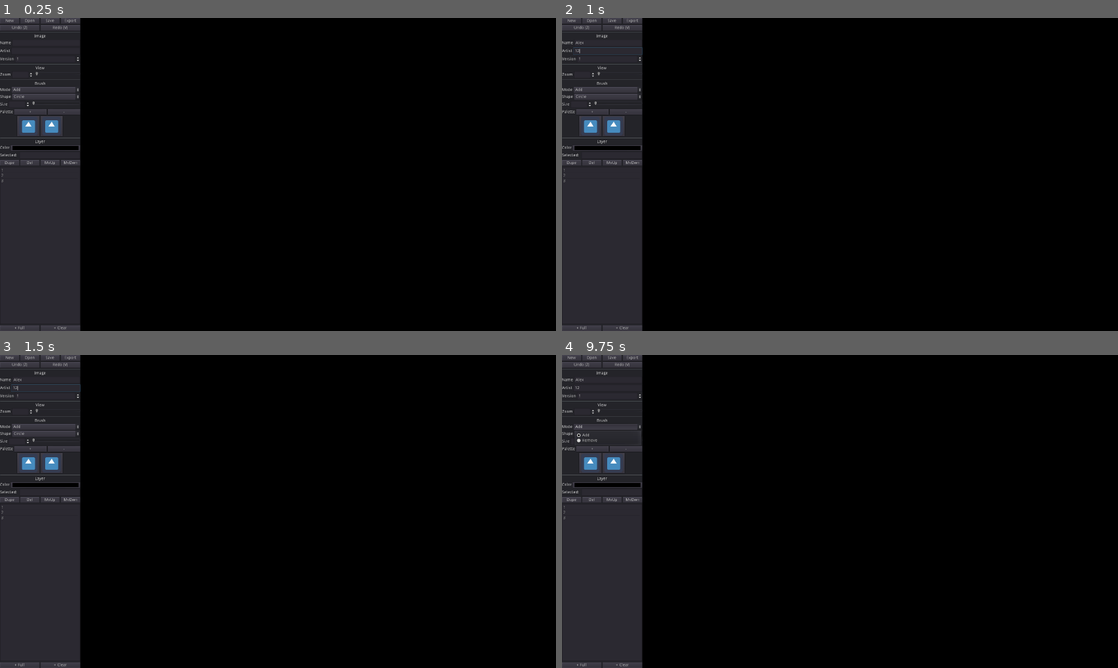
Above: before the commit, frames 1-4 (two rows, left to right).
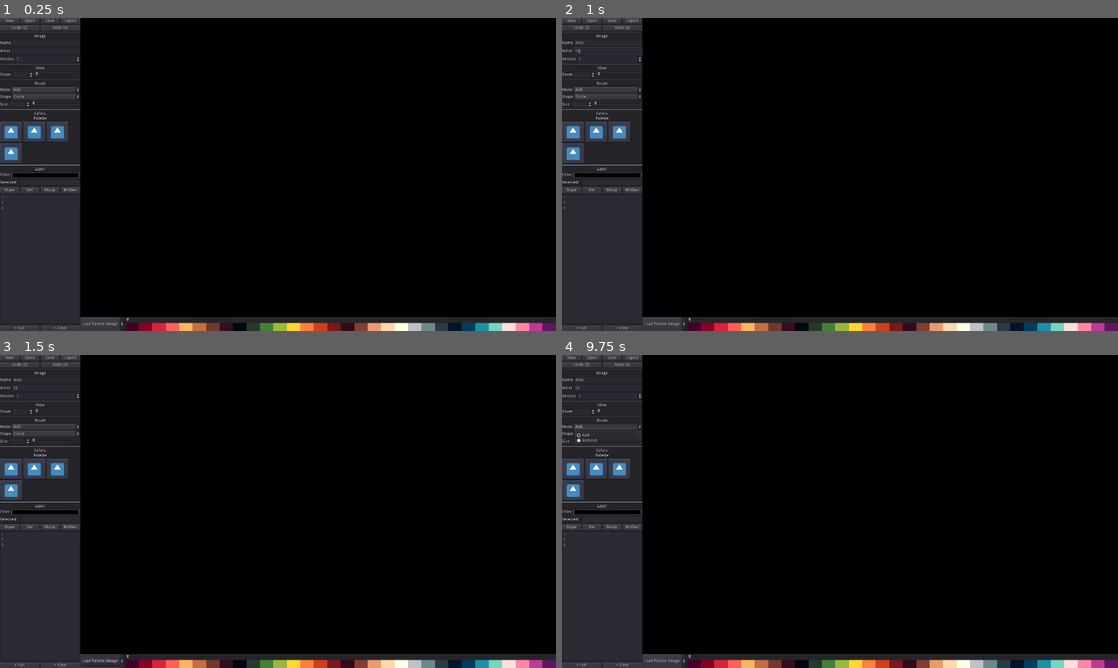
Above: after the commit, the same moments.

Repository: blakwurm/PaperCuts
Game: Godot game, scene res://UI/UI.tscn
Two runs of this game, one before a commit and one after it. Both use one fixed random seed, a clock stepped at 60 frames per second and the inputs below. The engine's default icon, where the game draws it, is replaced by a stand-in: a white triangle on a blue panel in a dark square.
Inputs (mouse positions are in pixels of both pictures, inside the frame that each line leads up to):
- Up to frame 1 (0.25 s): no input
- Up to frame 2 (1 s): click (606, 43) at 0.52 s; type "Alex" at 0.6 s; click (606, 52) at 0.75 s; type "12" at 0.83 s
- Up to frame 3 (1.5 s): click (100, 661) at 1.25 s, where only the run after the commit has a clickable "Load Palette Image"
- Up to frame 4 (9.75 s): click (589, 448) at 2 s, where only the run before the commit has a clickable "+"; click (628, 448) at 2.75 s, where only the run before the commit has a clickable "-"; click (617, 467) at 3.52 s; click (573, 489) at 4.27 s; click "New" at 5 s; click "New" at 5.75 s; click "Open" at 6.5 s; click "Export" at 7.25 s; click "Undo (Z)" at 8 s; click "Redo (V)" at 8.75 s; click "Add" at 9.5 s

The runs differ from the first frame. In frame 1, 5.4% of the frame differs, in the area x 0-100%, y 29-100%; in frame 2, 5.4%; in frame 3, 5.5%, in the area x 0-100%, y 9-100%; in frame 4, 5.4%.

Commit message:
Add color palettes and make brush!

Diff:
--- /dev/null
+++ b/Drawing/Brush.gd
@@ -0,0 +1,16 @@
+extends Node2D
+
+
+# Declare member variables here. Examples:
+# var a = 2
+# var b = "text"
+
+
+# Called when the node enters the scene tree for the first time.
+func _ready():
+	pass # Replace with function body.
+
+
+# Called every frame. 'delta' is the elapsed time since the previous frame.
+#func _process(delta):
+#	pass
--- /dev/null
+++ b/Drawing/Brush.tscn
@@ -0,0 +1,63 @@
+[gd_scene load_steps=8 format=2]
+
+[ext_resource path="res://Drawing/empty_brush_texture.svg" type="Texture" id=1]
+[ext_resource path="res://Drawing/Brush.gd" type="Script" id=2]
+
+[sub_resource type="ViewportTexture" id=4]
+viewport_path = NodePath("Viewport")
+
+[sub_resource type="Shader" id=2]
+code = "shader_type canvas_item;
+
+uniform sampler2D noise_texture;
+uniform float diameter = .5;
+uniform float feather = .1;
+uniform float noise_influence = 0.3;
+
+float circle(vec2 position, float radius, float _feather)
+{
+	return smoothstep(radius, radius + _feather, length(position - vec2(0.5)));
+}
+
+void fragment() {
+	float noise = texture(noise_texture, SCREEN_UV+TIME*0.1).r*0.3*noise_influence*0.5;
+	noise += texture(noise_texture, SCREEN_UV-TIME*0.1).r*0.3*noise_influence*0.5;
+	float outside_circle = circle(UV, ((diameter+noise)*0.5), feather);
+	COLOR.rgb = texture(TEXTURE, UV).rgb;
+	COLOR.a = max(0.0, 1.0-outside_circle);
+}"
+
+[sub_resource type="OpenSimplexNoise" id=6]
+
+[sub_resource type="NoiseTexture" id=5]
+width = 256
+height = 256
+seamless = true
+noise = SubResource( 6 )
+
+[sub_resource type="ShaderMaterial" id=3]
+shader = SubResource( 2 )
+shader_param/diameter = -0.088
+shader_param/feather = 0.0
+shader_param/noise_influence = 2.5
+shader_param/noise_texture = SubResource( 5 )
+
+[node name="Brush" type="Node2D"]
+script = ExtResource( 2 )
+
+[node name="EmptyBrushTexture" type="Sprite" parent="."]
+visible = false
+position = Vector2( 106, 114 )
+texture = ExtResource( 1 )
+
+[node name="Sprite" type="Sprite" parent="."]
+texture = SubResource( 4 )
+
+[node name="Viewport" type="Viewport" parent="."]
+size = Vector2( 256, 256 )
+transparent_bg = true
+
+[node name="Basis" type="Sprite" parent="Viewport"]
+material = SubResource( 3 )
+position = Vector2( 128, 128 )
+texture = ExtResource( 1 )
--- /dev/null
+++ b/Drawing/Layer.gd
@@ -0,0 +1,16 @@
+extends Sprite
+
+
+# Declare member variables here. Examples:
+# var a = 2
+# var b = "text"
+
+
+# Called when the node enters the scene tree for the first time.
+func _ready():
+	pass # Replace with function body.
+
+
+# Called every frame. 'delta' is the elapsed time since the previous frame.
+#func _process(delta):
+#	pass
--- /dev/null
+++ b/Drawing/Layer.tscn
@@ -0,0 +1,6 @@
+[gd_scene load_steps=2 format=2]
+
+[ext_resource path="res://Drawing/Layer.gd" type="Script" id=1]
+
+[node name="Layer" type="Sprite"]
+script = ExtResource( 1 )
--- /dev/null
+++ b/Drawing/empty_brush_texture.svg
@@ -0,0 +1,49 @@
+<?xml version="1.0" encoding="UTF-8" standalone="no"?>
+<!-- Created with Inkscape (http://www.inkscape.org/) -->
+
+<svg
+   width="256px"
+   height="256px"
+   viewBox="0 0 256 256"
+   version="1.1"
+   id="SVGRoot"
+   sodipodi:docname="empty_brush_texture.svg"
+   inkscape:version="1.1 (c4e8f9e, 2021-05-24)"
+   xmlns:inkscape="http://www.inkscape.org/namespaces/inkscape"
+   xmlns:sodipodi="http://sodipodi.sourceforge.net/DTD/sodipodi-0.dtd"
+   xmlns="http://www.w3.org/2000/svg"
+   xmlns:svg="http://www.w3.org/2000/svg">
+  <sodipodi:namedview
+     id="namedview829"
+     pagecolor="#505050"
+     bordercolor="#eeeeee"
+     borderopacity="1"
+     inkscape:pageshadow="0"
+     inkscape:pageopacity="0"
+     inkscape:pagecheckerboard="0"
+     inkscape:document-units="px"
+     showgrid="false"
+     inkscape:zoom="0.63963244"
+     inkscape:cx="71.134604"
+     inkscape:cy="145.396"
+     inkscape:window-width="1312"
+     inkscape:window-height="940"
+     inkscape:window-x="0"
+     inkscape:window-y="25"
+     inkscape:window-maximized="0"
+     inkscape:current-layer="layer1" />
+  <defs
+     id="defs824" />
+  <g
+     inkscape:label="Layer 1"
+     inkscape:groupmode="layer"
+     id="layer1">
+    <rect
+       style="fill:#ffffff;stroke-width:10;stroke-opacity:0.769231"
+       id="rect956"
+       width="279.84824"
+       height="268.90445"
+       x="-10.943786"
+       y="-6.2535915" />
+  </g>
+</svg>
--- /dev/null
+++ b/Resources/PaletteCollection.gd
@@ -0,0 +1,32 @@
+extends Resource
+
+class_name PaletteCollection
+# Declare member variables here. Examples:
+# var a = 2
+# var b = "text"
+
+export(Array, Texture) var palettes
+export(Texture) var active setget set_active
+export(float, 0, 1) var selected = 0.0
+var imgdata: Image = Image.new()
+
+# Called when the node enters the scene tree for the first time.
+func _ready():
+	pass # Replace with function body.
+
+func set_active(_sel: Texture):
+	if _sel in palettes:
+		active = _sel
+		imgdata = _sel.get_data()
+
+func get_selected_color():
+	var pix = imgdata.get_pixel(0.5, imgdata.get_width() * selected)
+	if pix != null:
+		return pix
+	else:
+		return Color(1, 1, 1, 1)
+
+
+# Called every frame. 'delta' is the elapsed time since the previous frame.
+#func _process(delta):
+#	pass
--- /dev/null
+++ b/Resources/palette_collection.tres
@@ -0,0 +1,17 @@
+[gd_resource type="Resource" load_steps=11 format=2]
+
+[ext_resource path="res://Resources/PaletteCollection.gd" type="Script" id=1]
+[ext_resource path="res://Palettes/pineapple-32-1x.png" type="Texture" id=2]
+[ext_resource path="res://Palettes/midnight-ablaze-1x.png" type="Texture" id=3]
+[ext_resource path="res://Palettes/lux3k-1x.png" type="Texture" id=4]
+[ext_resource path="res://Palettes/mulfok32-1x.png" type="Texture" id=5]
+[ext_resource path="res://Palettes/31-1x.png" type="Texture" id=6]
+[ext_resource path="res://Palettes/eulbink-1x.png" type="Texture" id=7]
+[ext_resource path="res://Palettes/rust-gold-8-1x.png" type="Texture" id=8]
+[ext_resource path="res://Palettes/tranquil-fantasy-23-1x.png" type="Texture" id=9]
+[ext_resource path="res://Palettes/comfort44s-1x.png" type="Texture" id=10]
+
+[resource]
+script = ExtResource( 1 )
+palettes = [ ExtResource( 6 ), ExtResource( 10 ), ExtResource( 7 ), ExtResource( 4 ), ExtResource( 3 ), ExtResource( 5 ), ExtResource( 2 ), ExtResource( 8 ), ExtResource( 9 ) ]
+selected = 0.0
--- a/UI/UI.tscn
+++ b/UI/UI.tscn
@@ -1,6 +1,7 @@
-[gd_scene load_steps=2 format=2]
+[gd_scene load_steps=3 format=2]
 
 [ext_resource path="res://icon.png" type="Texture" id=1]
+[ext_resource path="res://Palettes/pineapple-32-1x.png" type="Texture" id=2]
 
 [node name="UI" type="Control"]
 anchor_right = 1.0
@@ -8,6 +9,48 @@
 __meta__ = {
 "_edit_use_anchors_": false
 }
+
+[node name="ItemList" type="Panel" parent="."]
+anchor_top = 1.0
+anchor_right = 1.0
+anchor_bottom = 1.0
+margin_left = 277.0
+margin_top = -48.0
+__meta__ = {
+"_edit_use_anchors_": false
+}
+
+[node name="HBoxContainer" type="HBoxContainer" parent="ItemList"]
+anchor_right = 1.0
+anchor_bottom = 1.0
+__meta__ = {
+"_edit_use_anchors_": false
+}
+
+[node name="Button" type="OptionButton" parent="ItemList/HBoxContainer"]
+margin_right = 152.0
+margin_bottom = 48.0
+text = "Load Palette Image"
+
+[node name="ColorPicker" type="VBoxContainer" parent="ItemList/HBoxContainer"]
+margin_left = 156.0
+margin_right = 1643.0
+margin_bottom = 48.0
+size_flags_horizontal = 3
+
+[node name="HSlider" type="HSlider" parent="ItemList/HBoxContainer/ColorPicker"]
+margin_right = 1487.0
+margin_bottom = 16.0
+max_value = 1.0
+step = 0.01
+
+[node name="Button" type="TextureRect" parent="ItemList/HBoxContainer/ColorPicker"]
+margin_top = 20.0
+margin_right = 1487.0
+margin_bottom = 48.0
+size_flags_vertical = 3
+texture = ExtResource( 2 )
+expand = true
 
 [node name="Panel" type="Panel" parent="."]
 anchor_bottom = 1.0
@@ -288,76 +331,89 @@
 min_value = 1.0
 value = 1.0
 
+[node name="HSeparator2" type="HSeparator" parent="Panel/VBoxContainer"]
+margin_top = 314.0
+margin_right = 277.0
+margin_bottom = 318.0
+__meta__ = {
+"_edit_use_anchors_": false
+}
+
+[node name="Label2" type="Label" parent="Panel/VBoxContainer"]
+margin_top = 322.0
+margin_right = 277.0
+margin_bottom = 336.0
+text = "Colors"
+align = 1
+valign = 1
+
 [node name="HBoxContainer14" type="HBoxContainer" parent="Panel/VBoxContainer"]
-margin_top = 314.0
-margin_right = 277.0
-margin_bottom = 334.0
+margin_top = 340.0
+margin_right = 277.0
+margin_bottom = 354.0
 alignment = 1
 
 [node name="Label3" type="Label" parent="Panel/VBoxContainer/HBoxContainer14"]
-margin_top = 3.0
-margin_right = 45.0
-margin_bottom = 17.0
+margin_left = 116.0
+margin_right = 161.0
+margin_bottom = 14.0
 text = "Palette"
 align = 1
 valign = 1
 
-[node name="PaletteAddButton" type="Button" parent="Panel/VBoxContainer/HBoxContainer14"]
-margin_left = 49.0
-margin_right = 161.0
-margin_bottom = 20.0
-size_flags_horizontal = 3
-size_flags_stretch_ratio = 0.32
-text = "+"
-
-[node name="PaletteSubButton" type="Button" parent="Panel/VBoxContainer/HBoxContainer14"]
-margin_left = 165.0
-margin_right = 277.0
-margin_bottom = 20.0
-size_flags_horizontal = 3
-size_flags_stretch_ratio = 0.32
-text = "-"
-
-[node name="PaletteBox" type="HBoxContainer" parent="Panel/VBoxContainer"]
-margin_top = 338.0
-margin_right = 277.0
-margin_bottom = 408.0
-alignment = 1
+[node name="PaletteBox" type="GridContainer" parent="Panel/VBoxContainer"]
+margin_top = 358.0
+margin_right = 277.0
+margin_bottom = 502.0
+columns = 3
 
 [node name="OptionButton3" type="Button" parent="Panel/VBoxContainer/PaletteBox"]
-margin_left = 60.0
-margin_right = 136.0
+margin_right = 76.0
 margin_bottom = 70.0
 size_flags_stretch_ratio = 0.32
 icon = ExtResource( 1 )
 
 [node name="OptionButton4" type="Button" parent="Panel/VBoxContainer/PaletteBox"]
-margin_left = 140.0
-margin_right = 216.0
+margin_left = 80.0
+margin_right = 156.0
 margin_bottom = 70.0
 size_flags_stretch_ratio = 0.32
 icon = ExtResource( 1 )
 
-[node name="HSeparator2" type="HSeparator" parent="Panel/VBoxContainer"]
-margin_top = 412.0
-margin_right = 277.0
-margin_bottom = 416.0
-__meta__ = {
-"_edit_use_anchors_": false
-}
-
-[node name="Label2" type="Label" parent="Panel/VBoxContainer"]
-margin_top = 420.0
-margin_right = 277.0
-margin_bottom = 434.0
+[node name="OptionButton5" type="Button" parent="Panel/VBoxContainer/PaletteBox"]
+margin_left = 160.0
+margin_right = 236.0
+margin_bottom = 70.0
+size_flags_stretch_ratio = 0.32
+icon = ExtResource( 1 )
+
+[node name="OptionButton6" type="Button" parent="Panel/VBoxContainer/PaletteBox"]
+margin_top = 74.0
+margin_right = 76.0
+margin_bottom = 144.0
+size_flags_stretch_ratio = 0.32
+icon = ExtResource( 1 )
+
+[node name="HSeparator5" type="HSeparator" parent="Panel/VBoxContainer"]
+margin_top = 506.0
+margin_right = 277.0
+margin_bottom = 510.0
+__meta__ = {
+"_edit_use_anchors_": false
+}
+
+[node name="Label5" type="Label" parent="Panel/VBoxContainer"]
+margin_top = 514.0
+margin_right = 277.0
+margin_bottom = 528.0
 text = "Layer"
 align = 1
 valign = 1
 
 [node name="HBoxContainer3" type="HBoxContainer" parent="Panel/VBoxContainer"]
-margin_top = 438.0
-margin_right = 277.0
-margin_bottom = 458.0
+margin_top = 532.0
+margin_right = 277.0
+margin_bottom = 552.0
 alignment = 1
 
 [node name="Label2" type="Label" parent="Panel/VBoxContainer/HBoxContainer3"]
@@ -375,9 +431,9 @@
 size_flags_horizontal = 3
 
 [node name="HBoxContainer9" type="HBoxContainer" parent="Panel/VBoxContainer"]
-margin_top = 462.0
-margin_right = 277.0
-margin_bottom = 486.0
+margin_top = 556.0
+margin_right = 277.0
+margin_bottom = 580.0
 alignment = 1
 
 [node name="Label2" type="Label" parent="Panel/VBoxContainer/HBoxContainer9"]
@@ -395,9 +451,9 @@
 size_flags_horizontal = 3
 
 [node name="HBoxContainer10" type="HBoxContainer" parent="Panel/VBoxContainer"]
-margin_top = 490.0
-margin_right = 277.0
-margin_bottom = 510.0
+margin_top = 584.0
+margin_right = 277.0
+margin_bottom = 604.0
 alignment = 1
 __meta__ = {
 "_edit_use_anchors_": false
@@ -431,7 +487,7 @@
 text = "MvDwn"
 
 [node name="LayerList" type="ItemList" parent="Panel/VBoxContainer"]
-margin_top = 514.0
+margin_top = 608.0
 margin_right = 277.0
 margin_bottom = 1056.0
 size_flags_vertical = 3
--- a/project.godot
+++ b/project.godot
@@ -7,6 +7,16 @@
 ;   param=value ; assign values to parameters
 
 config_version=4
+
+_global_script_classes=[ {
+"base": "Resource",
+"class": "PaletteCollection",
+"language": "GDScript",
+"path": "res://Resources/PaletteCollection.gd"
+} ]
+_global_script_class_icons={
+"PaletteCollection": ""
+}
 
 [application]
 
Not shown, added: Drawing/empty_brush_texture.svg.import
Binary file added: Palettes/31-1x.png
Not shown, added: Palettes/31-1x.png.import
Not shown, added: Palettes/comfort44s-1x.png.import
Not shown, added: Palettes/eulbink-1x.png.import
Binary file added: Palettes/lux3k-1x.png
Not shown, added: Palettes/lux3k-1x.png.import
Binary file added: Palettes/midnight-ablaze-1x.png
Not shown, added: Palettes/midnight-ablaze-1x.png.import
Not shown, added: Palettes/mulfok32-1x.png.import
Binary file added: Palettes/pineapple-32-1x.png
Not shown, added: Palettes/pineapple-32-1x.png.import
(and 4 more such lines)
